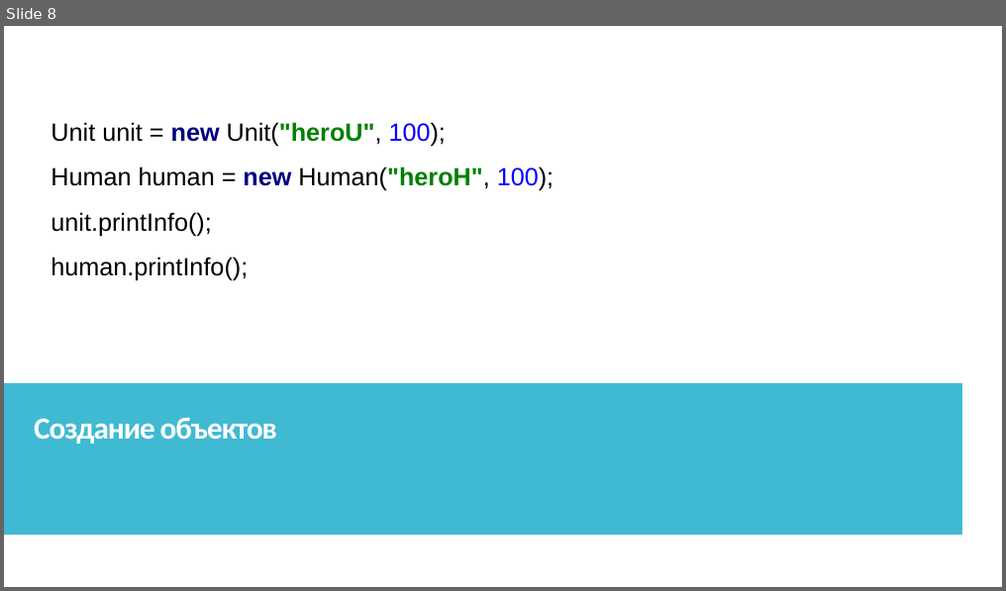
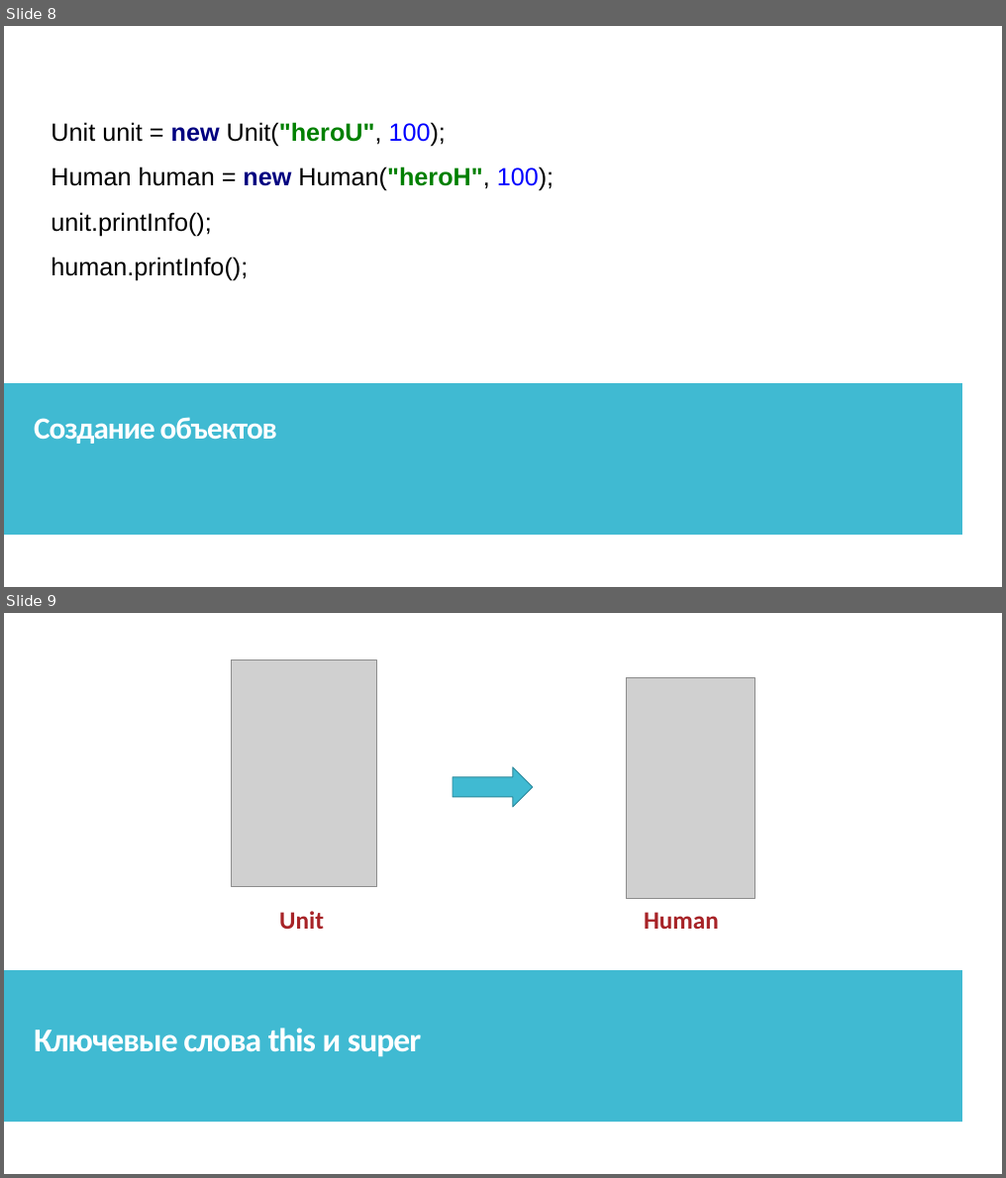
Before and after one commit to IriEfremova/LessonsCube, a slide deck: Android/Lesson12/PrincipOOP.pptx. Shown one above the other, each under a label of ours: slide 8 before the commit, slides 8 and 9 after it. The pictures are 1006x591 and 1006x1178 pixels, drawn with LibreOffice and Linux fonts; fonts in the diff are those of the drawing; grey boxes stand for pictures. Boxes give left, top, right and bottom in pixels: in the first picture for what was removed or moved away, otherwise in the second. Text is boxed around its words. In the diff, an @@ line names an element or a change of style, - is before the commit and + after.

```diff
--- a/Android/Lesson12/PrincipOOP.pptx
+++ b/Android/Lesson12/PrincipOOP.pptx
@@ slide 9 added at (x1=4, y1=613, x2=1002, y2=1174), background #FFFFFF; not listed: 2 template elements that a slide beside it also shows @@
@@ rectangle added at (x1=4, y1=613, x2=1002, y2=1174), fill #FFFFFF @@
@@ picture added at (x1=231, y1=661, x2=376, y2=887) @@
@@ picture added at (x1=626, y1=677, x2=754, y2=899) @@
@@ right arrow added at (x1=452, y1=767, x2=533, y2=807), fill #40BAD2, outline #2F8A9B 0.85 pt @@
@@ text added at (x1=279, y1=911, x2=324, y2=929), 24 pt, text #A72327, bold @@
+Unit
@@ text added at (x1=644, y1=912, x2=719, y2=929), 24 pt, text #A72327, bold @@
+Human
@@ rectangle added at (x1=4, y1=970, x2=962, y2=1123), fill #40BAD2 @@
@@ text added at (x1=34, y1=1028, x2=421, y2=1058), 32 pt, text #FFFFFF, bold @@
+Ключевые слова this и super
```
Also in this commit, not shown: 2 slides changed, 3 other slides added, 3 other files.
